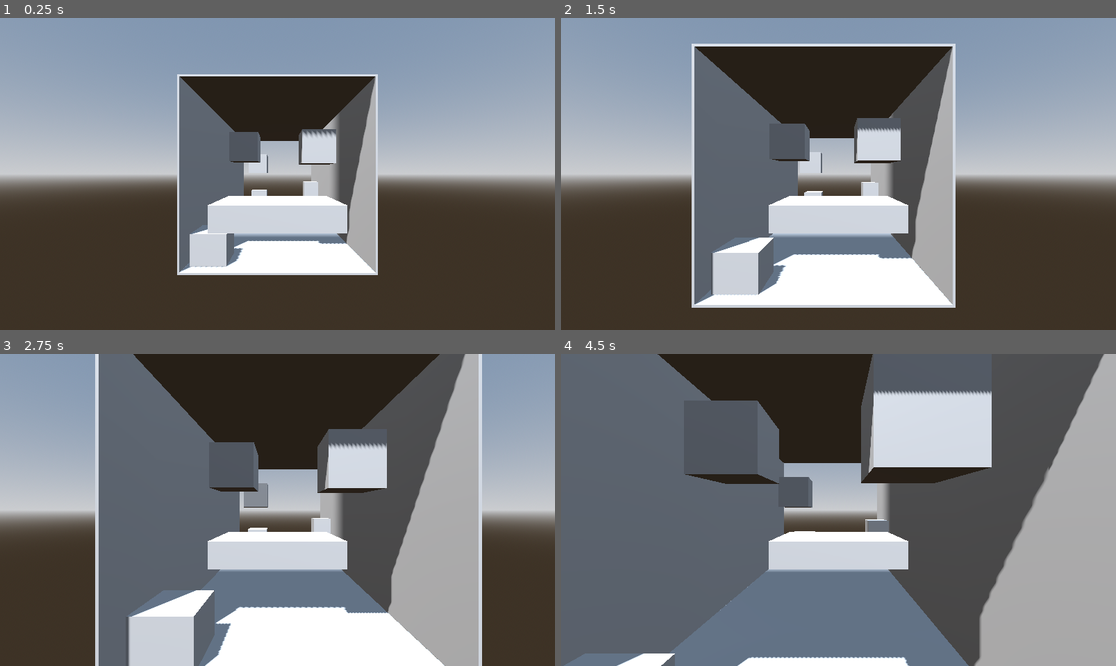
Above: before the commit, frames 1-4 (two rows, left to right).
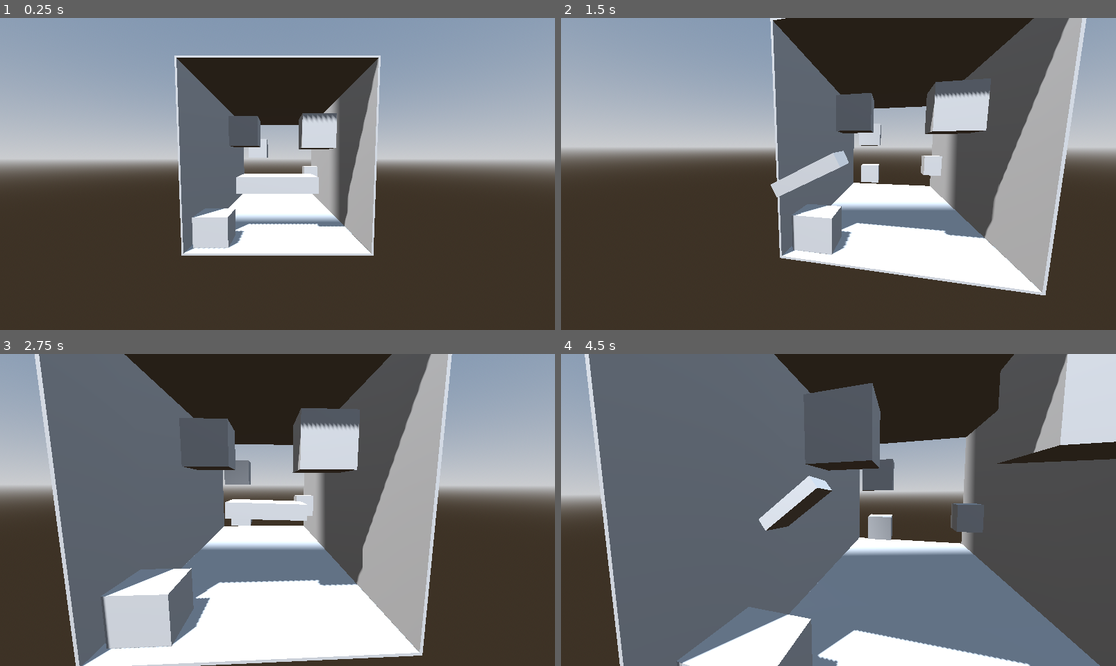
Above: after the commit, the same moments.

Repository: 12318241975/ToorsTour
Game: Godot game, scene res://scenes/level.tscn
Two runs of this game, one before a commit and one after it. Both use one fixed random seed, a clock stepped at 60 frames per second and the inputs below.
Inputs (mouse positions are in pixels of both pictures, inside the frame that each line leads up to):
- Up to frame 1 (0.25 s): no input
- Up to frame 2 (1.5 s): tap Enter at 0.5 s; move the mouse to (866, 174) at 0.52 s; move the mouse to (810, 174) at 1.27 s
- Up to frame 3 (2.75 s): move the mouse to (288, 503) at 2.02 s
- Up to frame 4 (4.5 s): move the mouse to (832, 516) at 2.77 s; move the mouse to (877, 513) at 3.52 s; move the mouse to (794, 506) at 4.27 s

The runs differ from the first frame. In frame 1, 19% of the frame differs, in the area x 0-100%, y 12-83%; in frame 2, 55%; in frame 3, 44%; in frame 4, 61%, in the area x 0-100%, y 0-100%.

Commit message:
added camera movement and improved player movement

Diff:
--- /dev/null
+++ b/scenes/camera_3d.gd
@@ -0,0 +1,19 @@
+extends Camera3D
+@export var followLerp: float = 10
+@export var rotationLerp: float = 3.0
+
+@onready var player = $"../Playerbody"
+@onready var relativePos = position - player.position
+# Called when the node enters the scene tree for the first time.
+func _ready() -> void:
+	pass # Replace with function body.
+
+
+# Called every frame. 'delta' is the elapsed time since the previous frame.
+func _process(delta: float) -> void:
+	position = lerp(position, player.position + relativePos, followLerp * delta)
+	var targetRotation = player.rotation
+
+	var direction = player.position - position
+	var targetBasis = Basis.looking_at(direction)
+	basis = lerp(basis, targetBasis, rotationLerp * delta)
--- a/scenes/player.tscn
+++ b/scenes/player.tscn
@@ -1,18 +1,23 @@
 [gd_scene format=3 uid="uid://bif7ui6kelf27"]
 
 [ext_resource type="Script" uid="uid://cwwruqlxde8uw" path="res://scenes/playerbody.gd" id="1_3vyb7"]
+[ext_resource type="Script" uid="uid://jtdhn2bnarq8" path="res://scenes/camera_3d.gd" id="1_g2els"]
 
 [sub_resource type="BoxMesh" id="BoxMesh_u8vuu"]
 size = Vector3(0.5, 0.1, 0.3)
 
 [node name="player" type="Node3D" unique_id=1637682301]
 
+[node name="Camera3D" type="Camera3D" parent="." unique_id=1104734639]
+transform = Transform3D(-1, 0, -8.742278e-08, 0, 1, 0, 8.742278e-08, 0, -1, 0, 0.16199714, -0.875)
+script = ExtResource("1_g2els")
+followLerp = 20.0
+
 [node name="Playerbody" type="Node3D" parent="." unique_id=1726695018]
 script = ExtResource("1_3vyb7")
 sensitivity = 0.05
+moveLerp = 10.0
+range = 49.0
 
 [node name="ShipMesh" type="MeshInstance3D" parent="Playerbody" unique_id=2123166375]
 mesh = SubResource("BoxMesh_u8vuu")
-
-[node name="Camera3D" type="Camera3D" parent="Playerbody" unique_id=1104734639]
-transform = Transform3D(-1, 0, -8.742278e-08, 0, 1, 0, 8.742278e-08, 0, -1, 0, 0.16199714, -0.875)
--- a/scenes/playerbody.gd
+++ b/scenes/playerbody.gd
@@ -1,24 +1,36 @@
 extends Node3D
 @export var forwardSpeed: float = 10
 @export var sensitivity: float = .5
+@export var moveLerp: float = 1;
+@export var range: float = 50;
+@export var tiltAmount: float = 2
+@export var tiltLerp: float = 5
 
 var targetPos: Vector3
+var velocity: Vector3
 
 # Called when the node enters the scene tree for the first time.
 func _ready() -> void:
 	Input.mouse_mode = Input.MOUSE_MODE_CAPTURED
 
 func _unhandled_input(event: InputEvent) -> void:
-	# Check if the event is mouse motion
 	if event is InputEventMouseMotion:
-		# event.relative is a Vector2 of how much the mouse moved this frame
-		targetPos.x += event.relative.x * sensitivity  # left/right
-		targetPos.y += event.relative.y * sensitivity  # up/down
+		targetPos.x -= event.relative.x * sensitivity #x in inverted
+		targetPos.y -= event.relative.y * sensitivity #y is inverted
+		targetPos.x = clamp(targetPos.x, -range/2, range/2)
+		targetPos.y = clamp(targetPos.y, -range/2, range/2)
 	elif event is InputEventKey:
 		if event.keycode == KEY_ESCAPE:
 			Input.mouse_mode = Input.MOUSE_MODE_VISIBLE
 # Called every frame. 'delta' is the elapsed time since the previous frame.
 func _process(delta: float) -> void:
-	position.x = targetPos.x
-	position.y = targetPos.y
+	var prev_position = position
+
+	position.x = lerp(position.x, targetPos.x, moveLerp * delta)
+	position.y = lerp(position.y, targetPos.y, moveLerp * delta)
 	position.z += forwardSpeed * delta
+
+	velocity = position - prev_position
+
+	rotation.z = lerp(rotation.z, -velocity.x * tiltAmount, tiltLerp * delta)
+	rotation.x = lerp(rotation.x, velocity.y * tiltAmount, tiltLerp * delta)
Not shown, added: scenes/camera_3d.gd.uid
